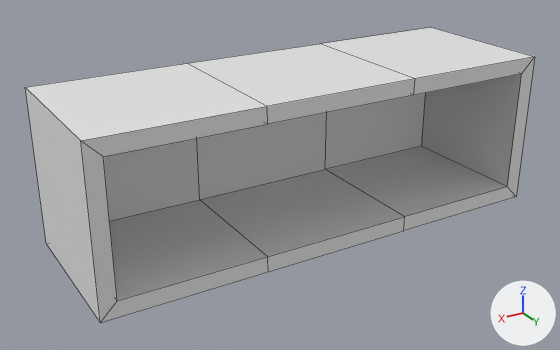
The Blender file mods/pcity_nodes/models/shelf.blend: old version first, new version second.
Both versions are drawn from a 50 mm lens placed at (1.45, 3.88, 1.78), pointed at (-0.88, 0.01, -0.16). Arrows for +X, +Y and +Z are at lower right; the lights stay in place. Mesh edges are drawn as thin lines. The same objects are shown in both versions, whatever each file hides.

Objects in the first picture: 'Shelf'.
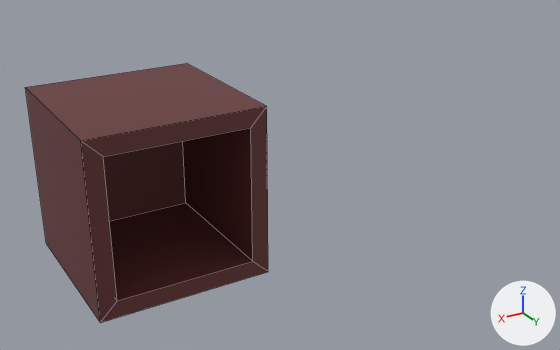
Where the change shows, as pixel boxes [x1, y1, x2, y2] in the pictures (560 x 350 px):
'Shelf', reshaped (52% narrower, 12% shorter): before [25, 27, 534, 323]; after [25, 64, 268, 323]
part 1 of me_cube_002, cut back: before [103, 27, 534, 301]; after [103, 107, 268, 301]
part 2 of me_cube_002, recoloured (white to brown): [25, 64, 267, 323] in both

Patch to the scene script:
```diff
--- a/mods/pcity_nodes/models/shelf.blend.py
+++ b/mods/pcity_nodes/models/shelf.blend.py
@@ me_cube_002 @@
 # used by ob_shelf; location = (0.0, 0.0, 0.0)
-me_cube_002.from_pydata(...)  # 32 vertices, 30 faces; spans x -2.5..0.5, y -0.5..0.5, z -0.5..0.5
+me_cube_002.from_pydata(...)  # 16 vertices, 14 faces; spans x -0.5..0.5, y -0.5..0.5, z -0.5..0.5
+# me_cube_002 part 1
+# 18 vertices are removed from x -2.5..-0.5, y -0.5..0.5, z -0.5..0.5
+# 22 faces are deleted
+# 2 vertices move from x -0.5, y 0.5, z -0.4..0.4 to x -0.4, y 0.5, z -0.4..0.4
+# 2 vertices are added at (-0.4, -0.4, -0.4), (-0.4, -0.4, 0.4)
+# 6 new faces join them
+# me_cube_002 part 2: 8 faces spanning x -0.5..0.5, y -0.5..0.5, z -0.5..0.5 switch from no material to mat_wood (picture img_pcity_common_palette_png)
```
